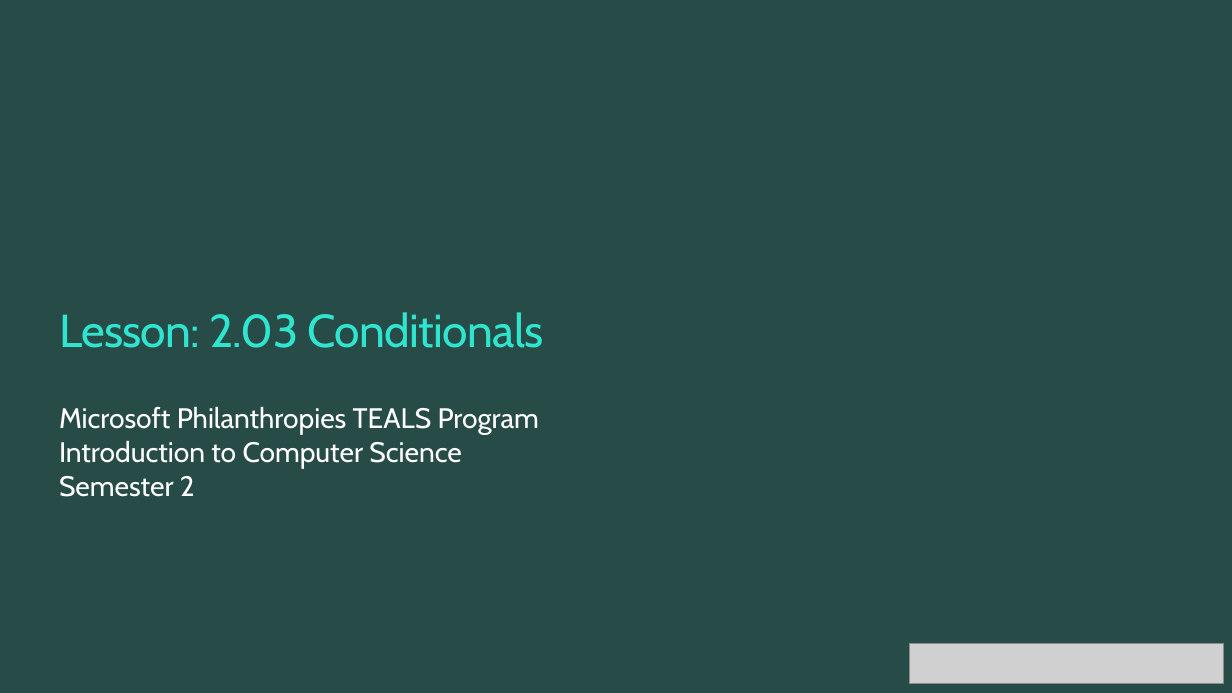
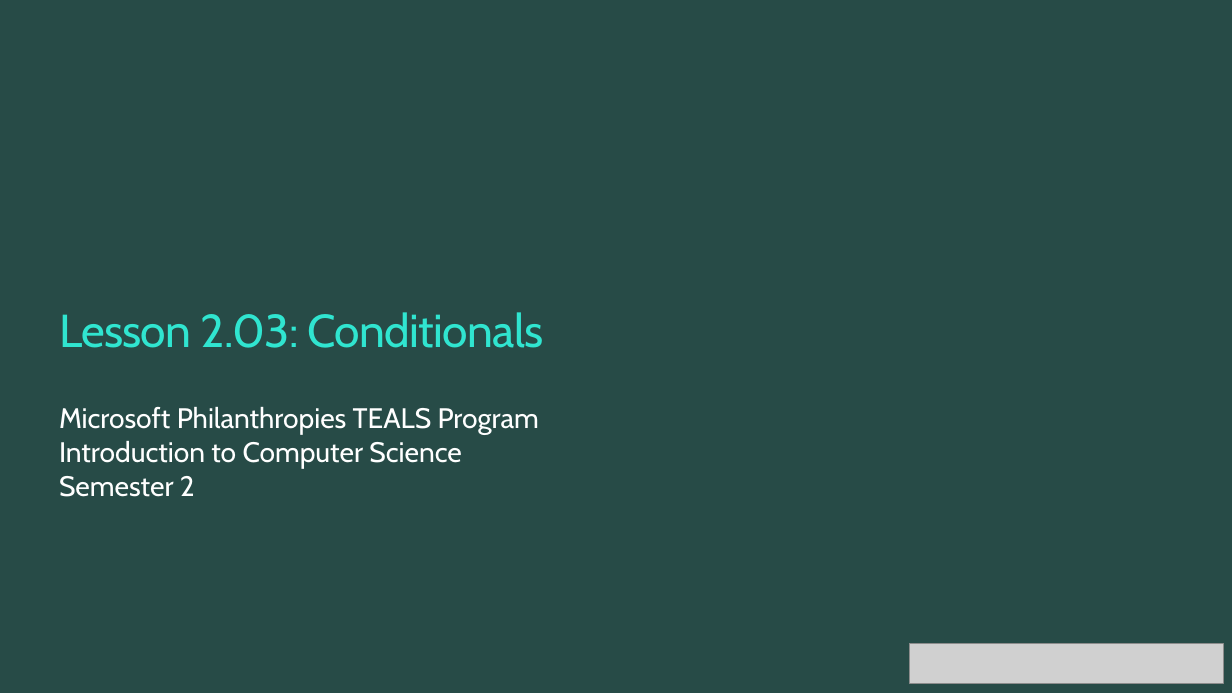
Before and after one commit to TEALSK12/2nd-semester-introduction-to-computer-science, a slide deck: slide 1 of units/2_unit/slidedecks/Intro Python 2.03 TEALS.pptx. Drawn at 1232x693 pixels with LibreOffice and Linux fonts; fonts in the diff are those of the drawing; grey boxes stand for pictures; background and template pictures are left out. Boxes give left, top, right and bottom in pixels: in the first picture for what was removed or moved away, otherwise in the second. Text is boxed around its words. In the diff, an @@ line names an element or a change of style, - is before the commit and + after.

```diff
--- a/units/2_unit/slidedecks/Intro Python 2.03 TEALS.pptx
+++ b/units/2_unit/slidedecks/Intro Python 2.03 TEALS.pptx
@@ title at bbox=[59, 312, 544, 348]: text changed @@
-Lesson: 2.03 Conditionals
+Lesson 2.03: Conditionals
```
Also in this commit, not shown: 2 slides added, 6 other files.
